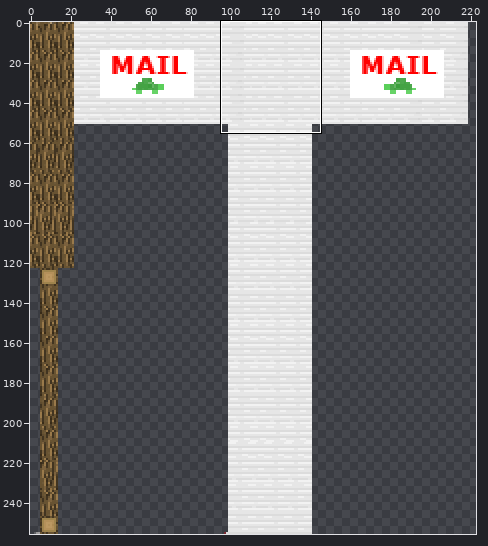
A sprite sheet gets an edit: src/main/resources/assets/mailboxmod/textures/models/texturemap.png. The first picture is a wide view before the edit; the outline marks the close-up.
Close-up. Earlier state:
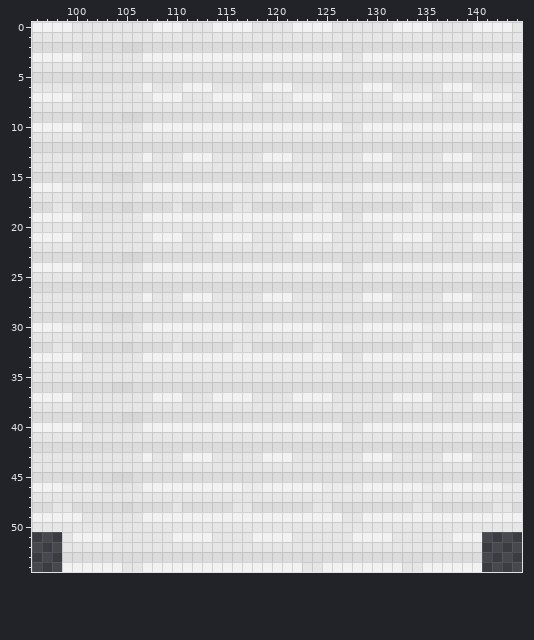
The file is 256x256 pixels. Pixels under 10% opacity are left out. Colours within 5 levels of each other are drawn and written as one. Shown: x 96..144, y 0..54. The wide view leaves out empty margins.
The result:
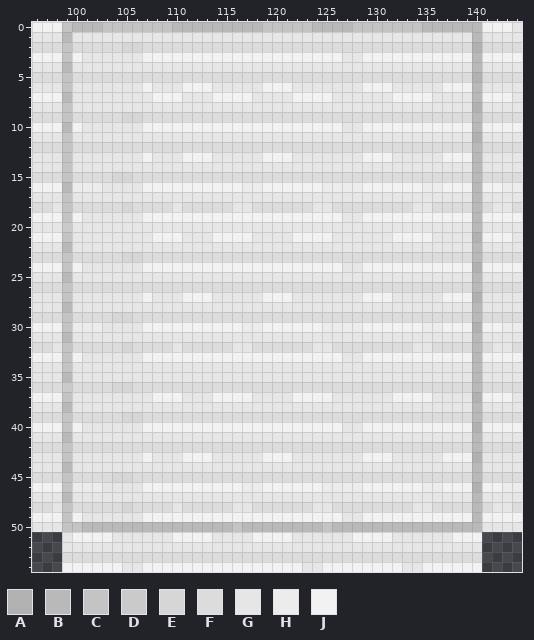
Palette (. is transparent): A #b1b1b1  B #b9b9b9  C #c4c4c4  D #cacaca  E #d6d6d6  F #dcdcdc  G #e6e6e6  H #ececec  J #f2f2f2
Diff:
y 0: x 99..140 JGGGGGGGGJJJGGGJJJJGGGGJJJJGGGGGGJJJJGGGGJ -> CBBBCCCCCCCBBBBBBBBBCCCCCBBBBCCCCCCCBBBBBB
y 1: x 99 G -> B; x 140 G -> B
y 2: x 99 F -> C; x 140 F -> A
y 3: x 99 J -> C; x 140 J -> B
y 4: x 99 G -> B; x 140 G -> B
y 5: x 99 F -> C; x 140 F -> A
y 6: x 99 G -> C; x 140 G -> B
y 7: x 99 J -> B; x 140 J -> B
y 8: x 99 G -> C; x 140 G -> A
y 9: x 99 F -> C; x 140 F -> B
y 10: x 99 J -> B; x 140 J -> B
y 11: x 99 G -> C; x 140 G -> A
y 12: x 99 F -> C; x 140 F -> B
y 13..14: x 99 G -> C; x 140 G -> B
y 15: x 99 F -> C; x 140 F -> B
y 16: x 99 H -> B; x 140 J -> B
y 17: x 99 G -> C; x 140 G -> B
y 18: x 99 G -> C; x 140 F -> B
y 19: x 99 J -> C; x 140 J -> B
y 20: x 99 G -> D; x 140 G -> B
y 21: x 99 J -> C; x 140 J -> A
y 22: x 99 G -> B; x 140 G -> B
y 23: x 99 F -> C; x 140 F -> B
y 24: x 99 J -> C; x 140 J -> A
y 25: x 99 G -> B; x 140 G -> B
y 26: x 99 F -> C; x 140 F -> B
y 27: x 99 G -> C; x 140 G -> A
y 28: x 99 G -> B; x 140 G -> B
y 29: x 99 F -> C; x 140 F -> B
y 30: x 99 H -> C; x 140 J -> A
y 31: x 99 G -> B; x 140 G -> B
y 32: x 99 G -> C; x 140 F -> B
y 33: x 99 J -> C; x 140 J -> B
y 34: x 99 G -> C; x 140 G -> B
y 35: x 99 G -> B; x 140 G -> B
y 36: x 99 F -> D; x 140 F -> B
y 37: x 99 J -> C; x 140 J -> A
y 38: x 99 G -> B; x 140 G -> B
y 39: x 99 F -> C; x 140 F -> B
y 40: x 99 J -> C; x 140 J -> A
y 41: x 99 G -> B; x 140 G -> B
y 42: x 99 F -> C; x 140 F -> B
y 43: x 99 G -> C; x 140 G -> A
y 44: x 99 G -> B; x 140 G -> B
y 45: x 99 F -> C; x 140 F -> B
y 46: x 99 H -> C; x 140 J -> A
y 47: x 99 G -> B; x 140 G -> B
y 48: x 99 G -> C; x 140 F -> B
y 49: x 99 J -> C; x 140 J -> B
y 50: x 99..140 GGGGGGGGGGGGGGGGGGGGGGGGGGGGGGGGGGGGGGGGGG -> CCBBBBBBBBBBBBBBBCBBBBBBBBCBBBBBBBBBBBBBBB
Pixel boxes of the changes (left, top, right, bottom) in both close-ups:
changed: (62, 22, 482, 532)
